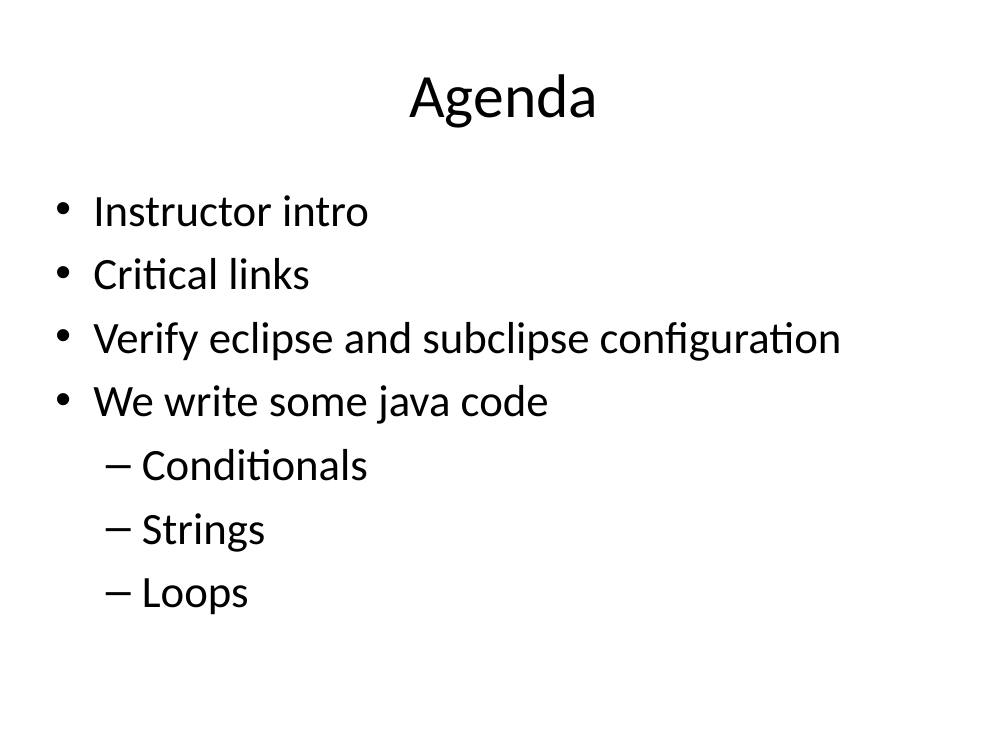
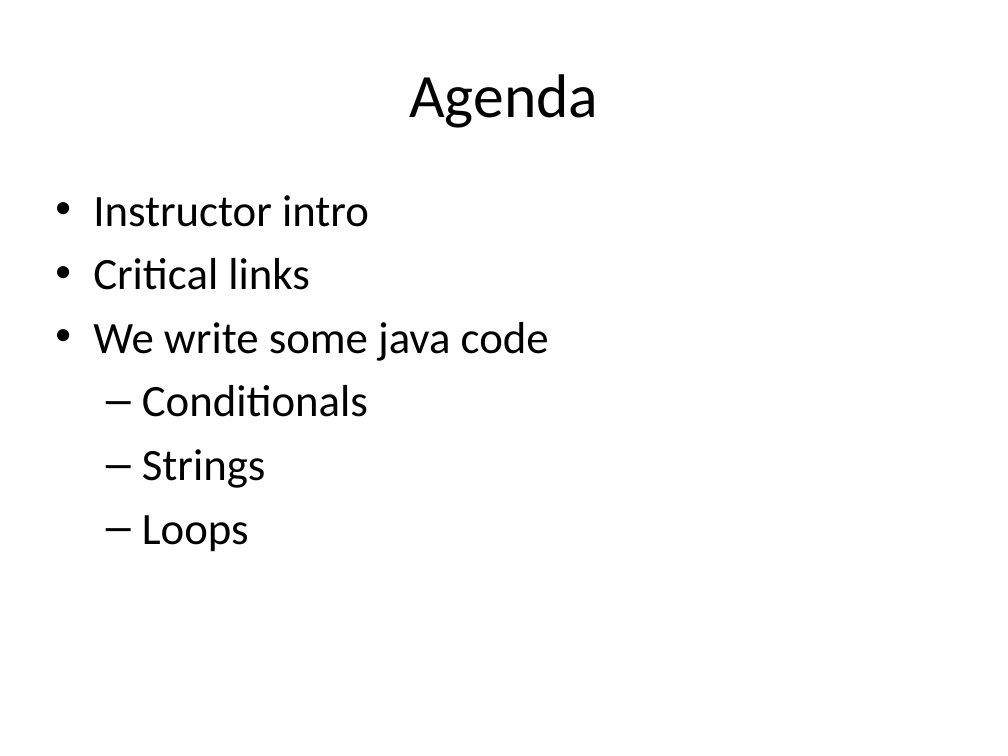
Before and after one commit to RHIT-CSSE/csse220, a slide deck: slide 4 of ClassMaterials/JavaIntro/Slides/JavaIntro.pptx. Drawn at 1008x756 pixels with LibreOffice and Linux fonts; fonts in the diff are those of the drawing. Boxes give left, top, right and bottom in pixels: in the first picture for what was removed or moved away, otherwise in the second. Text is boxed around its words. In the diff, an @@ line names an element or a change of style, - is before the commit and + after.

```diff
--- a/ClassMaterials/JavaIntro/Slides/JavaIntro.pptx
+++ b/ClassMaterials/JavaIntro/Slides/JavaIntro.pptx
@@ text at [93, 322, 842, 361]: paragraph removed @@
-• Verify eclipse and subclipse configuration
```
Also in this commit, not shown: 5 other slides changed, 1 slide added, 10 slides removed.
